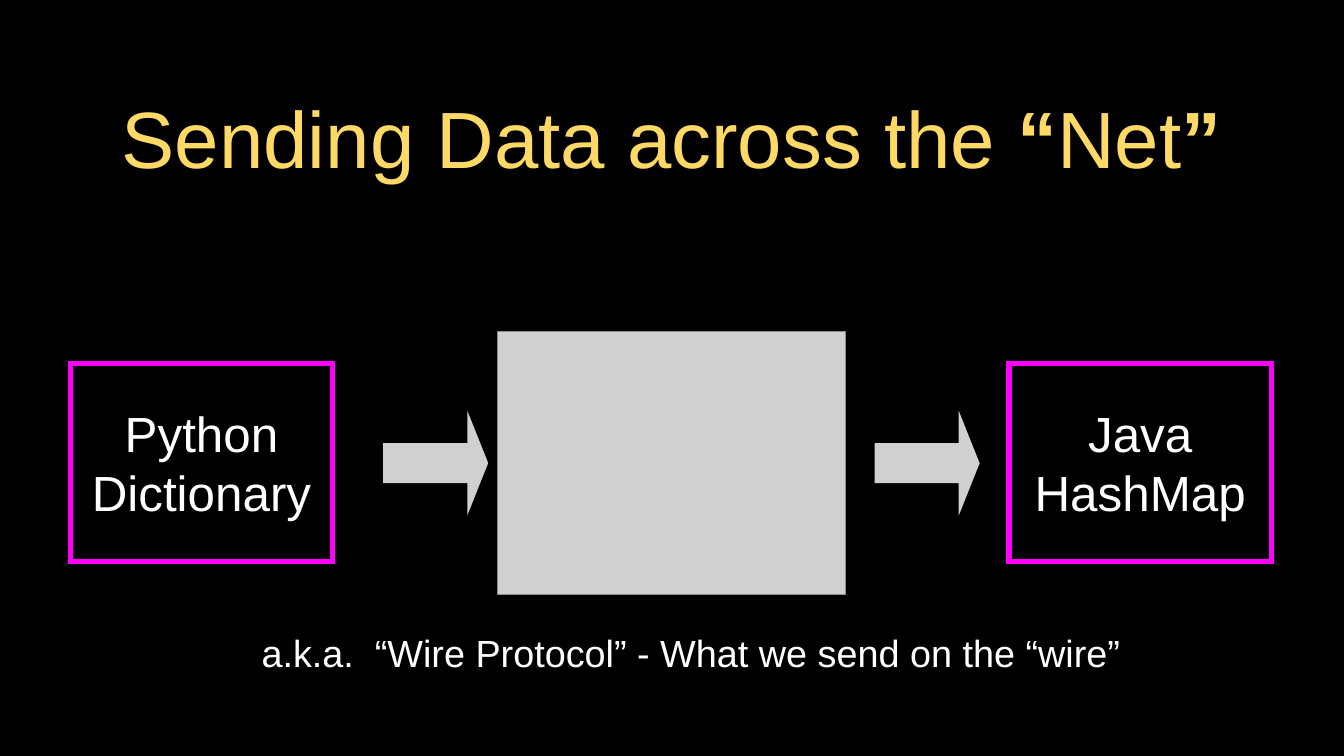
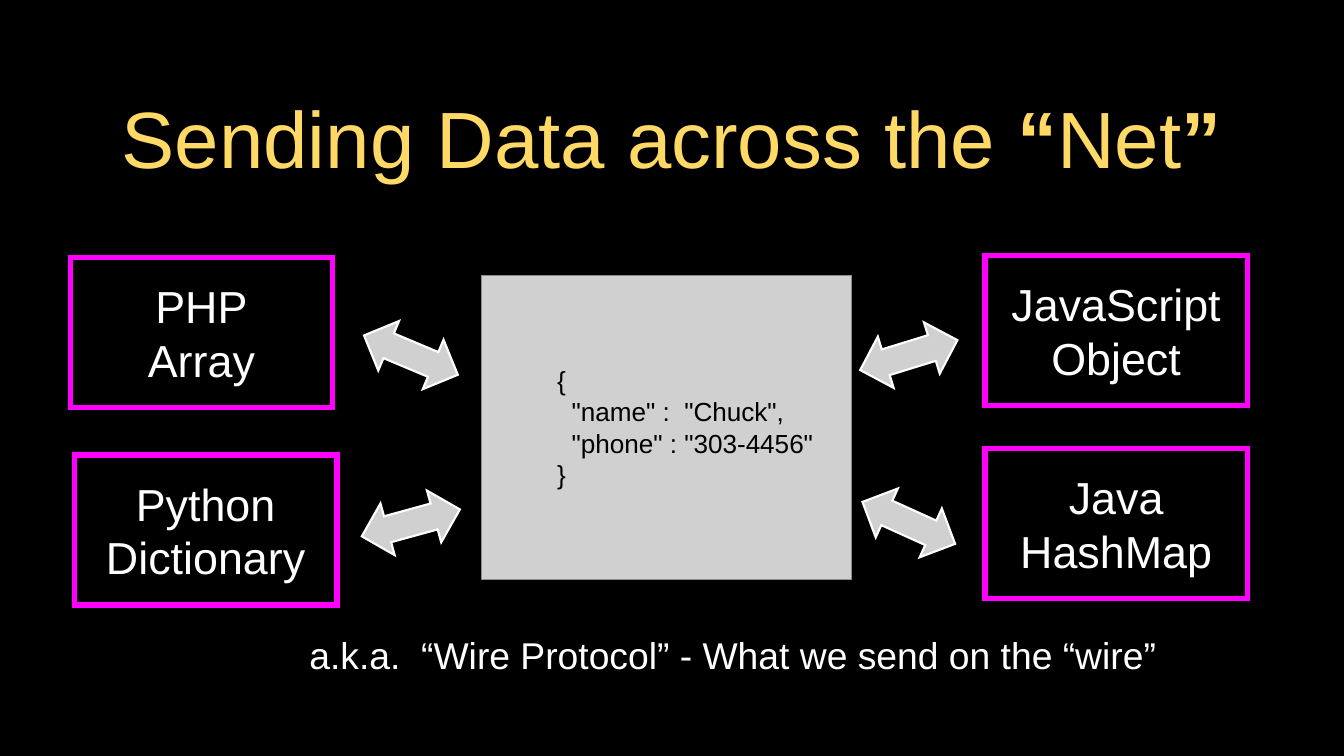
Before and after one commit to csev/py4e, a slide deck: slide 3 of lectures3/Pythonlearn-13-WebServices.pptx. Drawn at 1344x756 pixels with LibreOffice and Linux fonts; fonts in the diff are those of the drawing; grey boxes stand for pictures. Boxes give left, top, right and bottom in pixels: in the first picture for what was removed or moved away, otherwise in the second. Text is boxed around its words. In the diff, an @@ line names an element or a change of style, - is before the commit and + after.

```diff
--- a/lectures3/Pythonlearn-13-WebServices.pptx
+++ b/lectures3/Pythonlearn-13-WebServices.pptx
@@ rectangle added at (70, 257, 333, 407), outline #FF00FF 5 pt, 42.7 pt, text #FFFFFF @@
+PHP
+Array
@@ rectangle added at (985, 255, 1247, 406), outline #FF00FF 5 pt, 42.7 pt, text #FFFFFF @@
+JavaScript
+Object
@@ picture: place and size @@
-picture at (497, 332, 845, 595)
+picture at (482, 275, 852, 580)
@@ picture added at (353, 310, 468, 399) @@
@@ picture added at (852, 314, 966, 396) @@
@@ picture removed at (383, 410, 488, 516) @@
@@ text added at (572, 402, 813, 459), 24.9 pt, text #000000 @@
+{
+"name" : "Chuck",
+"phone" : "303-4456"
+}
@@ picture removed at (875, 410, 980, 516) @@
@@ rectangle "Java" at (985, 448, 1247, 599): size 47 to 42.7 pt @@
@@ rectangle "Java": place and size @@
-rectangle "Java" at (1009, 364, 1271, 562)
+rectangle "Java" at (985, 448, 1247, 599)
@@ rectangle "Python": place and size @@
-rectangle "Python" at (70, 364, 333, 562)
+rectangle "Python" at (74, 455, 336, 605)
@@ rectangle "Python" at (74, 455, 336, 605): size 47 to 42.7 pt @@
@@ picture added at (851, 477, 967, 568) @@
@@ picture added at (355, 483, 467, 562) @@
@@ text "a.k.a. “Wire Protocol” - What ...": place and size @@
-text "a.k.a. “Wire Protocol” - What ..." at (262, 639, 1120, 668)
+text "a.k.a. “Wire Protocol” - What ..." at (309, 642, 1156, 670)
@@ text "a.k.a. “Wire Protocol” - What ..." at (309, 642, 1156, 670): size 36 to 35.6 pt @@
```
Also in this commit, not shown: 1 other slide changed, 1 slide removed, 1 other file.
